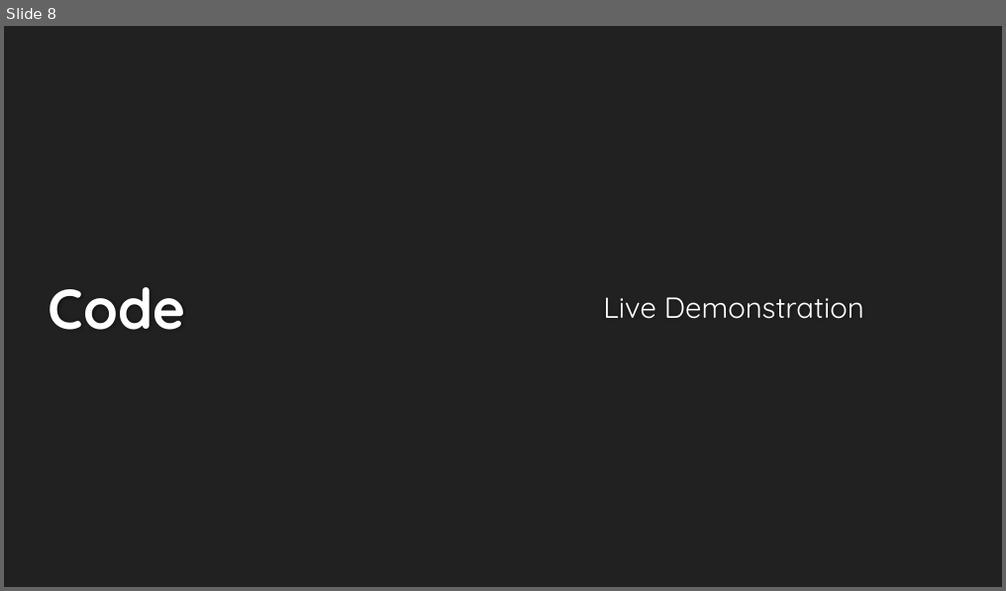
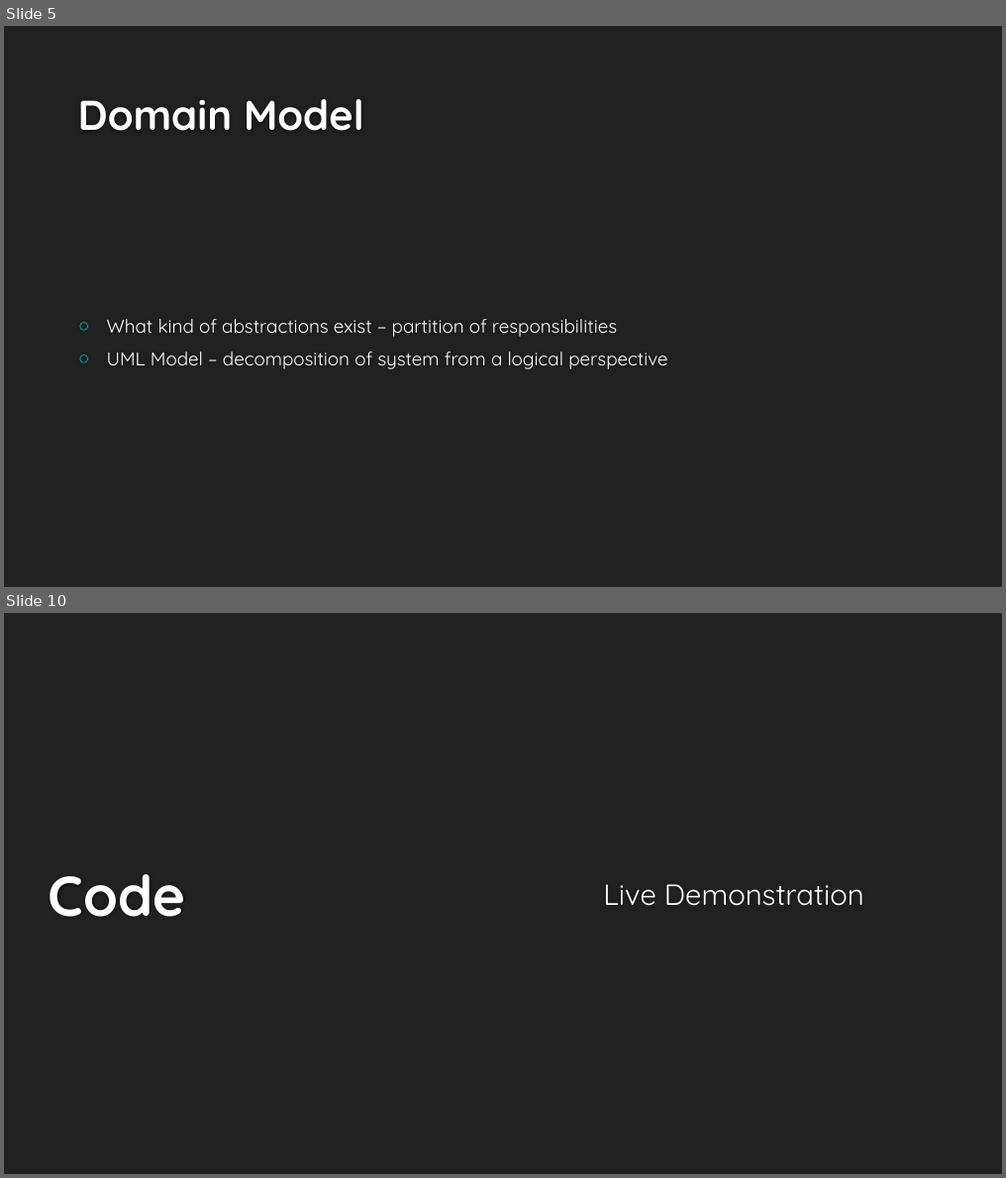
Before and after one commit to Fastwatch/FastWatch361, a slide deck: Artifacts/Presentation/Fastwatch.pptx. Shown one above the other, each under a label of ours: slide 8 before the commit, slides 5 and 10 after it; the slides between them are not shown. The pictures are 1006x591 and 1006x1178 pixels, drawn with LibreOffice and Linux fonts; fonts in the diff are those of the drawing; background and template pictures are left out. Boxes give left, top, right and bottom in pixels: in the first picture for what was removed or moved away, otherwise in the second. Text is boxed around its words. In the diff, an @@ line names an element or a change of style, - is before the commit and + after.

```diff
--- a/Artifacts/Presentation/Fastwatch.pptx
+++ b/Artifacts/Presentation/Fastwatch.pptx
@@ slide 5 added at [4,26,1002,587], background #212121 @@
@@ title added at [78,99,364,131], 40 pt, text #FEFEFE, bold @@
+Domain Model
@@ text added at [107,319,667,370], 18 pt, text #FFFFFF @@
+○ What kind of abstractions exist – partition of responsibilities
+○ UML Model – decomposition of system from a logical perspective
@@ what was slide 8 is now slide 10 @@
```
Also in this commit, not shown: 3 slides changed, 3 other slides added, 2 slides removed, 4 other files.
